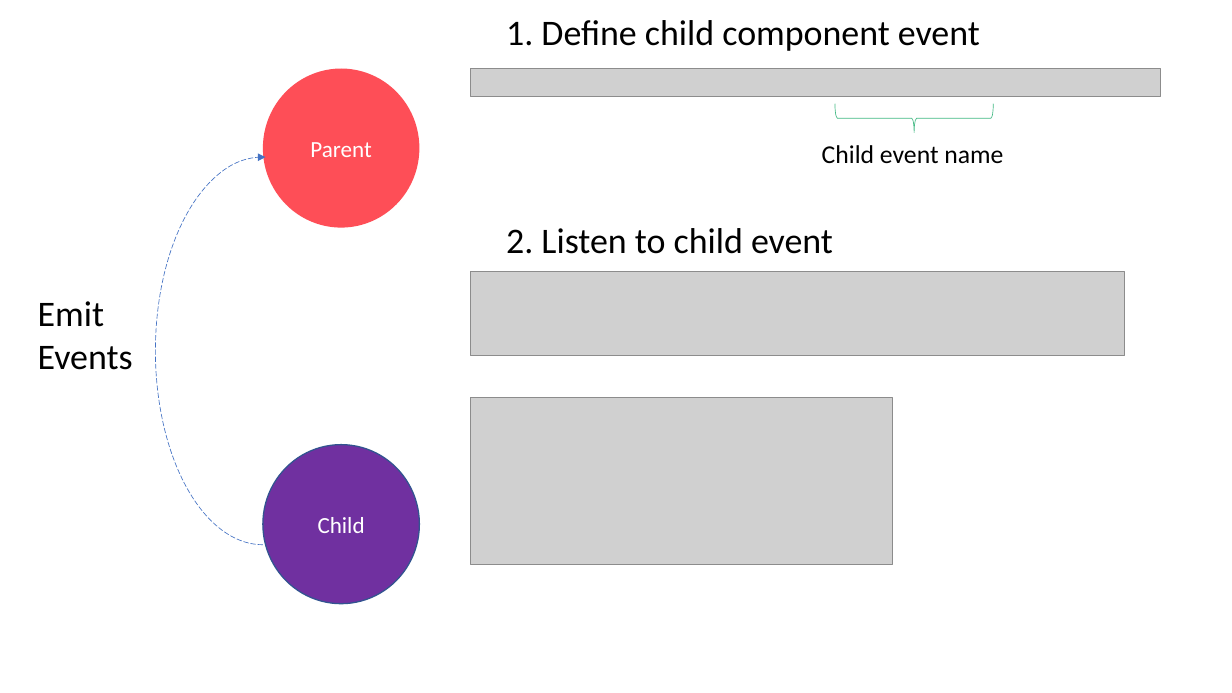
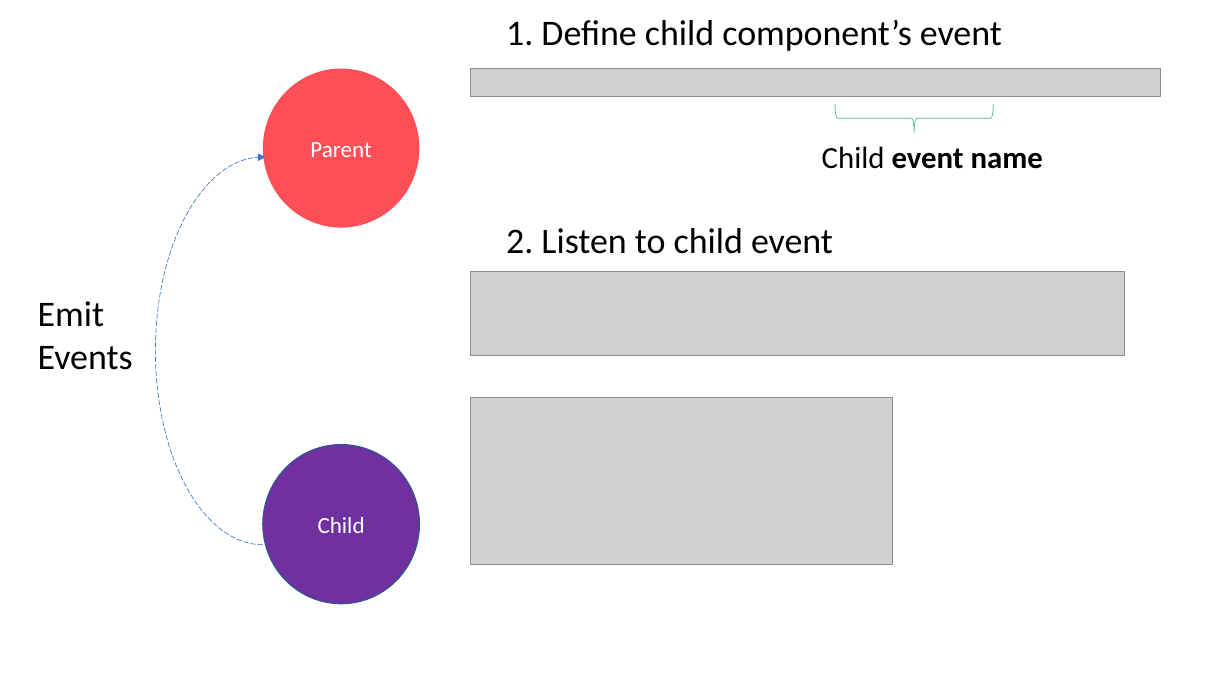
Before and after one commit to trancongduynguyen1997/sample-todo, a slide deck: slide 34 of VueJS Presentation.pptx (slide 33 before the commit). Drawn at 1232x693 pixels with LibreOffice and Linux fonts; fonts in the diff are those of the drawing; grey boxes stand for pictures. Boxes give left, top, right and bottom in pixels: in the first picture for what was removed or moved away, otherwise in the second. Text is boxed around its words. In the diff, an @@ line names an element or a change of style, - is before the commit and + after.

```diff
--- a/VueJS Presentation.pptx
+++ b/VueJS Presentation.pptx
@@ title at [506,20,1002,51]: text changed @@
-1. Define child component event
+1. Define child component’s event
@@ text "Child event name" at [822,146,1043,169]: size 20 to 24 pt; bold on in "event name" @@
```
Also in this commit, not shown: 23 other slides changed, 3 slides added, 2 slides removed, 1 other file.
